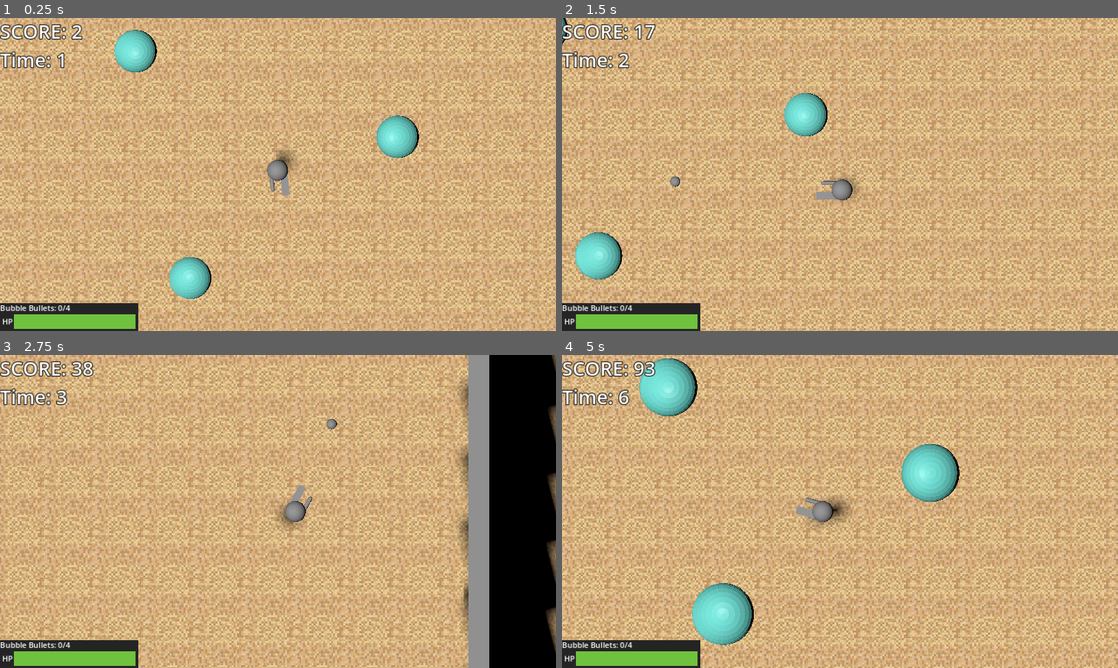
Above: before the commit, frames 1-4 (two rows, left to right).
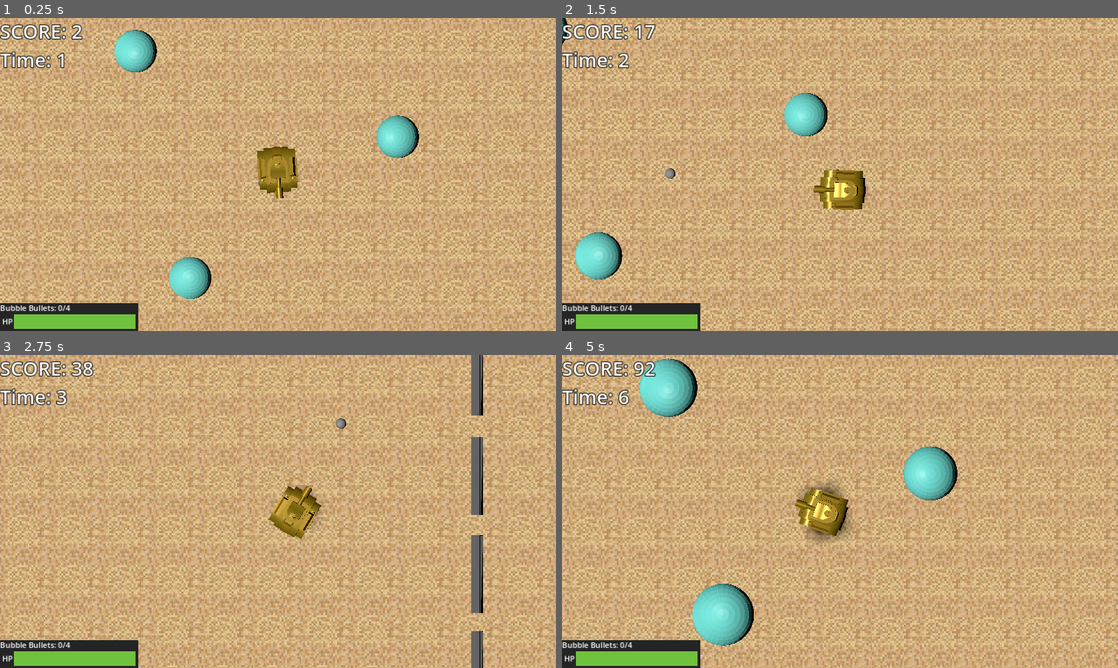
Above: after the commit, the same moments.

Repository: BlackBarman/GGJ_2025
Game: Godot game, scene res://Levels/level.tscn
The game is run twice, just before and just after one commit, with the same random seed, the same clock (stepped at 60 frames per second) and the same inputs.
Inputs (mouse positions are in pixels of both pictures, inside the frame that each line leads up to):
- Up to frame 1 (0.25 s): no input
- Up to frame 2 (1.5 s): tap Enter (ui_accept) at 0.5, 0.77 s; move the mouse to (962, 158) at 0.52 s; press the mouse at (962, 158) at 0.53 s; hold Right (ui_right) 0.53-1.28 s; move the mouse to (728, 190) at 1.27 s; release the mouse at (728, 190) at 1.28 s; hold Down (ui_down) from 1.28 s (still down); click (728, 190) at 1.35 s
- Up to frame 3 (2.75 s): tap Enter (ui_accept) at 1.52 s; move the mouse to (333, 442) at 2.02 s; release Down (ui_down) at 2.03 s; press the mouse at (333, 442) at 2.03 s; hold Right (ui_right) from 2.03 s (still down)
- Up to frame 4 (5 s): move the mouse to (812, 574) at 2.77 s; release Right (ui_right) at 2.78 s; release the mouse at (812, 574) at 2.78 s; hold Up (ui_up) 2.78-3.53 s; click (812, 574) at 2.85 s; tap Enter (ui_accept) at 3.02, 3.77, 4.52 s; move the mouse to (1006, 558) at 3.52 s; press the mouse at (1006, 558) at 3.53 s; hold Left (ui_left) from 3.53 s (still down); move the mouse to (673, 464) at 4.27 s; release the mouse at (673, 464) at 4.28 s; click (673, 464) at 4.35 s

The runs differ from the first frame. In frame 1, 1.2% of the frame differs, in the area x 20-75%, y 4-90%; in frame 2, 1.3%; in frame 3, 18%, in the area x 48-100%, y 0-100%; in frame 4, 16%.

Commit message:
Added player model added new borders

Diff:
--- a/ggj_2025/Chara.tscn
+++ b/ggj_2025/Chara.tscn
@@ -1,13 +1,16 @@
-[gd_scene load_steps=9 format=3 uid="uid://ccwkw3gk2obrk"]
+[gd_scene load_steps=10 format=3 uid="uid://ccwkw3gk2obrk"]
 
 [ext_resource type="Script" path="res://character_body_3d.gd" id="1_beiag"]
 [ext_resource type="Script" path="res://weapon.gd" id="2_ery3h"]
 [ext_resource type="PackedScene" uid="uid://fago7sqegwx7" path="res://bullet.tscn" id="3_hb4xm"]
 [ext_resource type="PackedScene" uid="uid://c6xnb60rqwatj" path="res://bubble_thrower.tscn" id="4_2jctd"]
+[ext_resource type="PackedScene" uid="uid://bgvc0dy04tkvo" path="res://Tank.gltf" id="5_xokrd"]
 
 [sub_resource type="CapsuleShape3D" id="CapsuleShape3D_a8dag"]
 
 [sub_resource type="CapsuleMesh" id="CapsuleMesh_qxsh1"]
+radius = 0.0005
+height = 0.001
 
 [sub_resource type="BoxMesh" id="BoxMesh_ee17j"]
 size = Vector3(1.035, 0.265, 0.36)
@@ -36,22 +39,29 @@
 
 [node name="MeshInstance3D" type="MeshInstance3D" parent="body/Weapon"]
 transform = Transform3D(1, 1.86265e-09, 0, -2.79397e-09, 1, -3.84171e-09, 0, -1.74623e-09, 1, 0, 0, 0)
+visible = false
 mesh = SubResource("BoxMesh_ee17j")
 skeleton = NodePath("../../..")
 
 [node name="bullet_spawn_point" type="Node3D" parent="body/Weapon/MeshInstance3D"]
 unique_name_in_owner = true
-transform = Transform3D(1, -1.51787e-05, 0.000453502, 1.51657e-05, 1, 8.32009e-06, -0.000453413, -8.29482e-06, 1, -0.648258, -0.047873, 0.0457189)
+transform = Transform3D(1, -1.51669e-05, 0.000453502, 1.51636e-05, 1, 8.31485e-06, -0.000453413, -8.29529e-06, 1, -0.878696, -0.0341759, -0.337289)
+visible = false
 
 [node name="bullet_spawn_point2" type="Node3D" parent="body/Weapon/MeshInstance3D"]
 unique_name_in_owner = true
-transform = Transform3D(1, -1.51827e-05, 0.000453504, 1.51667e-05, 1, 8.31857e-06, -0.000453416, -8.29622e-06, 1, 1.35471, -0.115988, 0.10581)
+transform = Transform3D(1, -1.51742e-05, 0.000453506, 1.51599e-05, 1, 8.31485e-06, -0.000453416, -8.29808e-06, 1, 1.12427, -0.102291, -0.277198)
+visible = false
 
 [node name="Timer" type="Timer" parent="body/Weapon"]
 wait_time = 0.2
 
 [node name="BubbleThrower" parent="body" instance=ExtResource("4_2jctd")]
 transform = Transform3D(1, 0, 0, 0, -4.37114e-08, 1, 0, -1, -4.37114e-08, 0.399753, 0.00691921, 0.0122284)
+visible = false
+
+[node name="Tank2" parent="body" instance=ExtResource("5_xokrd")]
+transform = Transform3D(-0.799512, -0.0164856, 0.030797, -0.0123868, 0.999352, 0.0324983, -0.0250502, 0.0320016, -0.998997, 0.0156524, -0.948847, -0.0303844)
 
 [node name="Area3D" type="Area3D" parent="."]
 
--- a/ggj_2025/Levels/level.tscn
+++ b/ggj_2025/Levels/level.tscn
@@ -12,6 +12,7 @@
 [ext_resource type="Script" path="res://Levels/bubble_popping.gd" id="9_f8ko0"]
 [ext_resource type="Script" path="res://LevelIngredients/PixelShader/part03/camera_3d_texel_snapped3.gd" id="11_qwil3"]
 [ext_resource type="Script" path="res://LevelIngredients/PixelShader/part03/display2.gd" id="12_4p5wp"]
+[ext_resource type="PackedScene" uid="uid://dnytsv26rhlbk" path="res://barrier2.gltf" id="12_6hmi5"]
 
 [sub_resource type="BoxShape3D" id="BoxShape3D_5l56y"]
 size = Vector3(385.814, 1, 386.665)
@@ -105,7 +106,7 @@
 script = ExtResource("9_f8ko0")
 
 [node name="DirectionalLight3D" type="DirectionalLight3D" parent="."]
-transform = Transform3D(0.972684, -0.232059, -0.00582203, -0.0680426, -0.309002, 0.948624, -0.221936, -0.922316, -0.316351, 1.19252, 4.48798, -5.65305)
+transform = Transform3D(0.972684, -0.232059, -0.00582189, -0.100929, -0.445364, 0.889643, -0.209043, -0.864754, -0.45662, 1.19252, 4.48798, -5.65305)
 shadow_enabled = true
 
 [node name="Walls" type="StaticBody3D" parent="."]
@@ -117,33 +118,119 @@
 transform = Transform3D(1, 0, 0, 0, 1, 0, 0, 0, 1, 21.7096, -0.494803, -0.652952)
 shape = SubResource("BoxShape3D_1xfiw")
 
-[node name="CSGBox3D" type="CSGBox3D" parent="Walls/CollisionShape3D"]
-transform = Transform3D(1, 0, 0, 0, 1, 0, 0, 0, 1, 0, 5.84448, 1.35175)
-size = Vector3(1, 12.689, 70.5931)
-
 [node name="CollisionShape3D2" type="CollisionShape3D" parent="Walls"]
 transform = Transform3D(1, 0, 0, 0, 1, 0, 0, 0, 1, -17.959, -0.660313, -2.20319)
 shape = SubResource("BoxShape3D_1xfiw")
 
-[node name="CSGBox3D" type="CSGBox3D" parent="Walls/CollisionShape3D2"]
-transform = Transform3D(1, 0, 0, 0, 1, 0, 0, 0, 1, 0, 5.84448, 1.35175)
-size = Vector3(1, 12.689, 70.5931)
-
 [node name="CollisionShape3D3" type="CollisionShape3D" parent="Walls"]
 transform = Transform3D(-4.37114e-08, 0, 1, 0, 1, 0, -1, 0, -4.37114e-08, 0.825848, -0.660313, -20.6762)
 shape = SubResource("BoxShape3D_1xfiw")
 
-[node name="CSGBox3D" type="CSGBox3D" parent="Walls/CollisionShape3D3"]
-transform = Transform3D(1, 0, 0, 0, 1, 0, 0, 0, 1, 0, 5.84448, 1.35175)
-size = Vector3(1, 12.689, 70.5931)
-
 [node name="CollisionShape3D4" type="CollisionShape3D" parent="Walls"]
 transform = Transform3D(-4.37114e-08, 0, 1, 0, 1, 0, -1, 0, -4.37114e-08, 0.825848, -0.660313, 23.3993)
 shape = SubResource("BoxShape3D_1xfiw")
 
-[node name="CSGBox3D" type="CSGBox3D" parent="Walls/CollisionShape3D4"]
-transform = Transform3D(1, 0, 0, 0, 1, 0, 0, 0, 1, 0, 5.84448, 1.35175)
-size = Vector3(1, 12.689, 70.5931)
+[node name="barrier2" parent="Walls" instance=ExtResource("12_6hmi5")]
+transform = Transform3D(0.01, 1.02445e-10, -7.10133e-11, 0, 0.01, 0, -1.10595e-10, -1.13299e-18, 0.01, -13.1387, -0.838141, 23.3286)
+
+[node name="barrier3" parent="Walls" instance=ExtResource("12_6hmi5")]
+transform = Transform3D(0.01, 1.02445e-10, -7.10133e-11, 0, 0.01, 0, -1.10595e-10, -1.13299e-18, 0.01, -8.53755, -0.838141, 23.3286)
+
+[node name="barrier4" parent="Walls" instance=ExtResource("12_6hmi5")]
+transform = Transform3D(0.01, 1.02445e-10, -7.10133e-11, 0, 0.01, 0, -1.10595e-10, -1.13299e-18, 0.01, 20.7476, -0.838141, 23.3286)
+
+[node name="barrier5" parent="Walls" instance=ExtResource("12_6hmi5")]
+transform = Transform3D(0.01, 1.02445e-10, -7.10133e-11, 0, 0.01, 0, -1.10595e-10, -1.13299e-18, 0.01, 15.8999, -0.838141, 23.3286)
+
+[node name="barrier6" parent="Walls" instance=ExtResource("12_6hmi5")]
+transform = Transform3D(0.01, 1.02445e-10, -7.10133e-11, 0, 0.01, 0, -1.10595e-10, -1.13299e-18, 0.01, 10.9603, -0.838141, 23.3286)
+
+[node name="barrier7" parent="Walls" instance=ExtResource("12_6hmi5")]
+transform = Transform3D(0.01, 1.02445e-10, -7.10133e-11, 0, 0.01, 0, -1.10595e-10, -1.13299e-18, 0.01, 5.88557, -0.838141, 23.3286)
+
+[node name="barrier8" parent="Walls" instance=ExtResource("12_6hmi5")]
+transform = Transform3D(0.01, 1.02445e-10, -7.10133e-11, 0, 0.01, 0, -1.10595e-10, -1.13299e-18, 0.01, 0.956547, -0.838141, 23.3286)
+
+[node name="barrier9" parent="Walls" instance=ExtResource("12_6hmi5")]
+transform = Transform3D(0.01, 1.02445e-10, -7.10133e-11, 0, 0.01, 0, -1.10595e-10, -1.13299e-18, 0.01, -3.81798, -0.838141, 23.3286)
+
+[node name="barrier10" parent="Walls" instance=ExtResource("12_6hmi5")]
+transform = Transform3D(0.01, 1.02445e-10, -7.10133e-11, 0, 0.01, 0, -1.10595e-10, -1.13299e-18, 0.01, -13.1387, -0.838141, -20.8724)
+
+[node name="barrier11" parent="Walls" instance=ExtResource("12_6hmi5")]
+transform = Transform3D(0.01, 1.02445e-10, -7.10133e-11, 0, 0.01, 0, -1.10595e-10, -1.13299e-18, 0.01, -8.53755, -0.838141, -20.8724)
+
+[node name="barrier12" parent="Walls" instance=ExtResource("12_6hmi5")]
+transform = Transform3D(0.01, 1.02445e-10, -7.10133e-11, 0, 0.01, 0, -1.10595e-10, -1.13299e-18, 0.01, 20.7476, -0.838141, -20.8724)
+
+[node name="barrier13" parent="Walls" instance=ExtResource("12_6hmi5")]
+transform = Transform3D(0.01, 1.02445e-10, -7.10133e-11, 0, 0.01, 0, -1.10595e-10, -1.13299e-18, 0.01, 15.8999, -0.838141, -20.8724)
+
+[node name="barrier14" parent="Walls" instance=ExtResource("12_6hmi5")]
+transform = Transform3D(0.01, 1.02445e-10, -7.10133e-11, 0, 0.01, 0, -1.10595e-10, -1.13299e-18, 0.01, 10.9603, -0.838141, -20.8724)
+
+[node name="barrier15" parent="Walls" instance=ExtResource("12_6hmi5")]
+transform = Transform3D(0.01, 1.02445e-10, -7.10133e-11, 0, 0.01, 0, -1.10595e-10, -1.13299e-18, 0.01, 5.88557, -0.838141, -20.8724)
+
+[node name="barrier16" parent="Walls" instance=ExtResource("12_6hmi5")]
+transform = Transform3D(0.01, 1.02445e-10, -7.10133e-11, 0, 0.01, 0, -1.10595e-10, -1.13299e-18, 0.01, 0.956547, -0.838141, -20.8724)
+
+[node name="barrier17" parent="Walls" instance=ExtResource("12_6hmi5")]
+transform = Transform3D(0.01, 1.02445e-10, -7.10133e-11, 0, 0.01, 0, -1.10595e-10, -1.13299e-18, 0.01, -3.81798, -0.838141, -20.8724)
+
+[node name="barrier18" parent="Walls" instance=ExtResource("12_6hmi5")]
+transform = Transform3D(-1.74577e-06, -1.78808e-14, 0.01, 0, 0.01, 0, -0.01, -1.02445e-10, -1.74559e-06, -18.0035, -0.838141, 18.3141)
+
+[node name="barrier19" parent="Walls" instance=ExtResource("12_6hmi5")]
+transform = Transform3D(-1.74577e-06, -1.78808e-14, 0.01, 0, 0.01, 0, -0.01, -1.02445e-10, -1.74559e-06, -18.0043, -0.838141, 13.7129)
+
+[node name="barrier20" parent="Walls" instance=ExtResource("12_6hmi5")]
+transform = Transform3D(-1.74577e-06, -1.78808e-14, 0.01, 0, 0.01, 0, -0.01, -1.02445e-10, -1.74559e-06, -18.0094, -0.838141, -15.5723)
+
+[node name="barrier21" parent="Walls" instance=ExtResource("12_6hmi5")]
+transform = Transform3D(-1.74577e-06, -1.78808e-14, 0.01, 0, 0.01, 0, -0.01, -1.02445e-10, -1.74559e-06, -18.0086, -0.838141, -10.7246)
+
+[node name="barrier22" parent="Walls" instance=ExtResource("12_6hmi5")]
+transform = Transform3D(-1.74577e-06, -1.78808e-14, 0.01, 0, 0.01, 0, -0.01, -1.02445e-10, -1.74559e-06, -18.0077, -0.838141, -5.78493)
+
+[node name="barrier23" parent="Walls" instance=ExtResource("12_6hmi5")]
+transform = Transform3D(-1.74577e-06, -1.78808e-14, 0.01, 0, 0.01, 0, -0.01, -1.02445e-10, -1.74559e-06, -18.0068, -0.838141, -0.710195)
+
+[node name="barrier24" parent="Walls" instance=ExtResource("12_6hmi5")]
+transform = Transform3D(-1.74577e-06, -1.78808e-14, 0.01, 0, 0.01, 0, -0.01, -1.02445e-10, -1.74559e-06, -18.006, -0.838141, 4.21883)
+
+[node name="barrier25" parent="Walls" instance=ExtResource("12_6hmi5")]
+transform = Transform3D(-1.74577e-06, -1.78808e-14, 0.01, 0, 0.01, 0, -0.01, -1.02445e-10, -1.74559e-06, -18.0051, -0.838141, 8.99335)
+
+[node name="barrier26" parent="Walls" instance=ExtResource("12_6hmi5")]
+transform = Transform3D(-1.74577e-06, -1.78808e-14, 0.01, 0, 0.01, 0, -0.01, -1.02445e-10, -1.74559e-06, -18.0035, -0.838141, -20.1628)
+
+[node name="barrier27" parent="Walls" instance=ExtResource("12_6hmi5")]
+transform = Transform3D(-1.74577e-06, -1.78808e-14, 0.01, 0, 0.01, 0, -0.01, -1.02445e-10, -1.74559e-06, 21.7209, -0.838141, 18.3141)
+
+[node name="barrier28" parent="Walls" instance=ExtResource("12_6hmi5")]
+transform = Transform3D(-1.74577e-06, -1.78808e-14, 0.01, 0, 0.01, 0, -0.01, -1.02445e-10, -1.74559e-06, 21.7201, -0.838141, 13.7129)
+
+[node name="barrier29" parent="Walls" instance=ExtResource("12_6hmi5")]
+transform = Transform3D(-1.74577e-06, -1.78808e-14, 0.01, 0, 0.01, 0, -0.01, -1.02445e-10, -1.74559e-06, 21.715, -0.838141, -15.5723)
+
+[node name="barrier30" parent="Walls" instance=ExtResource("12_6hmi5")]
+transform = Transform3D(-1.74577e-06, -1.78808e-14, 0.01, 0, 0.01, 0, -0.01, -1.02445e-10, -1.74559e-06, 21.7159, -0.838141, -10.7246)
+
+[node name="barrier31" parent="Walls" instance=ExtResource("12_6hmi5")]
+transform = Transform3D(-1.74577e-06, -1.78808e-14, 0.01, 0, 0.01, 0, -0.01, -1.02445e-10, -1.74559e-06, 21.7167, -0.838141, -5.78493)
+
+[node name="barrier32" parent="Walls" instance=ExtResource("12_6hmi5")]
+transform = Transform3D(-1.74577e-06, -1.78808e-14, 0.01, 0, 0.01, 0, -0.01, -1.02445e-10, -1.74559e-06, 21.7176, -0.838141, -0.710195)
+
+[node name="barrier33" parent="Walls" instance=ExtResource("12_6hmi5")]
+transform = Transform3D(-1.74577e-06, -1.78808e-14, 0.01, 0, 0.01, 0, -0.01, -1.02445e-10, -1.74559e-06, 21.7185, -0.838141, 4.21883)
+
+[node name="barrier34" parent="Walls" instance=ExtResource("12_6hmi5")]
+transform = Transform3D(-1.74577e-06, -1.78808e-14, 0.01, 0, 0.01, 0, -0.01, -1.02445e-10, -1.74559e-06, 21.7193, -0.838141, 8.99335)
+
+[node name="barrier35" parent="Walls" instance=ExtResource("12_6hmi5")]
+transform = Transform3D(-1.74577e-06, -1.78808e-14, 0.01, 0, 0.01, 0, -0.01, -1.02445e-10, -1.74559e-06, 21.7209, -0.838141, -20.1628)
 
 [node name="Display" type="Control" parent="." node_paths=PackedStringArray("viewport")]
 visible = false
Not shown: 1 places in ggj_2025/Levels/level.tscn that only renumber resources
Not shown, added: ggj_2025/Tank.gltf
Not shown, added: ggj_2025/Tank.gltf.import
Not shown, added: ggj_2025/barrier2.gltf
Not shown, added: ggj_2025/barrier2.gltf.import
